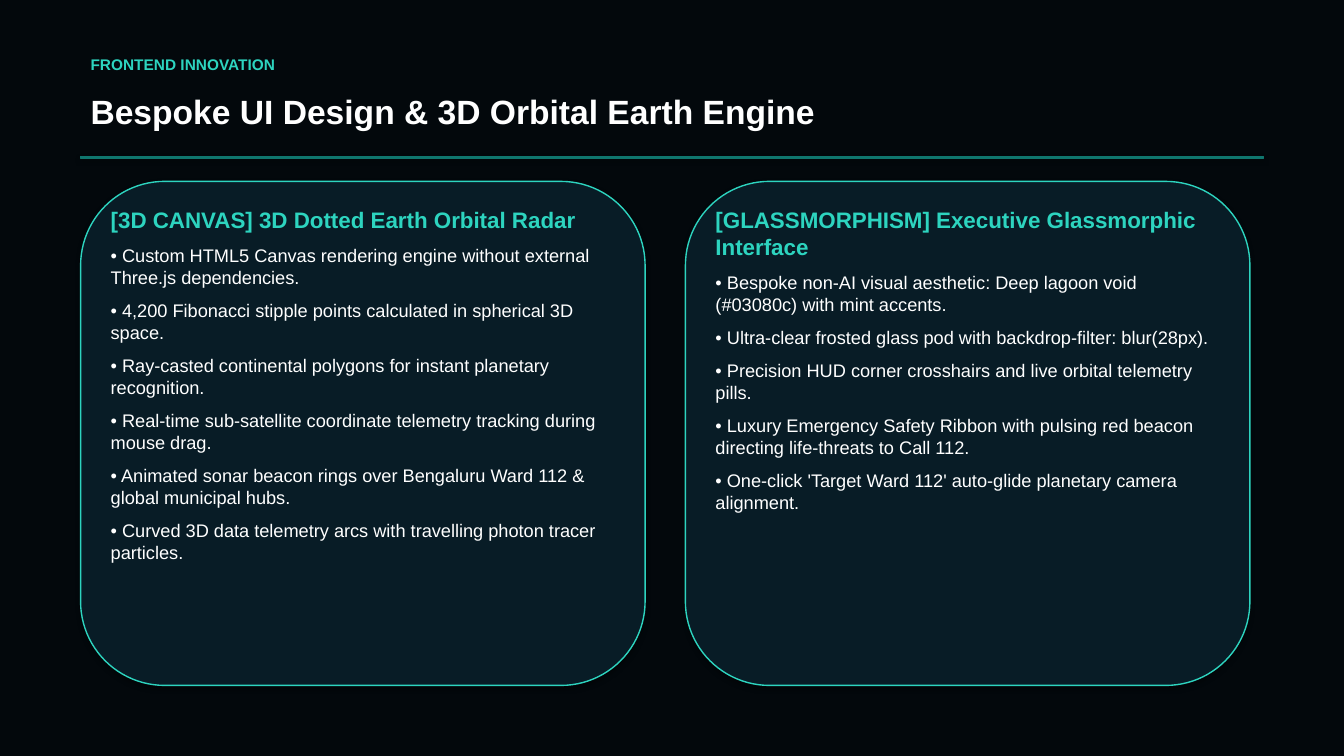
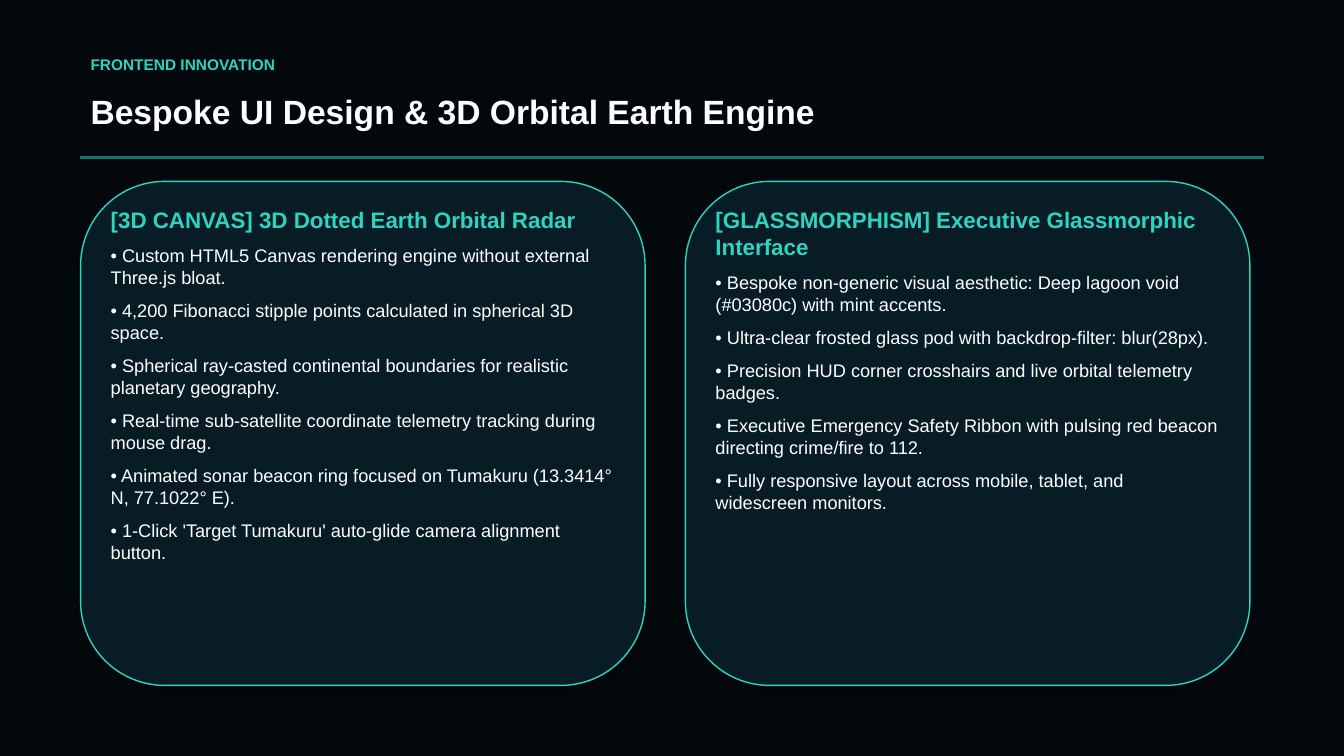
Before and after one commit to chinmaymr7090/CitizenShield, a slide deck: slide 7 of CitizenShield_Presentation.pptx (slide 6 before the commit). Drawn at 1344x756 pixels with LibreOffice and Linux fonts; fonts in the diff are those of the drawing. Boxes give left, top, right and bottom in pixels: in the first picture for what was removed or moved away, otherwise in the second. Text is boxed around its words. In the diff, an @@ line names an element or a change of style, - is before the commit and + after.

Commit message:
Update presentation (.pptx) with Tumakuru 35 wards and Admin ID/Password workflow

```diff
--- a/CitizenShield_Presentation.pptx
+++ b/CitizenShield_Presentation.pptx
@@ text at bbox=[111, 248, 590, 288]: text changed @@
-• Custom HTML5 Canvas rendering engine without external Three.js dependencies.
+• Custom HTML5 Canvas rendering engine without external Three.js bloat.
@@ text at bbox=[715, 275, 1179, 315]: text changed @@
-• Bespoke non-AI visual aesthetic: Deep lagoon void (#03080c) with mint accents.
+• Bespoke non-generic visual aesthetic: Deep lagoon void (#03080c) with mint accents.
@@ text at bbox=[111, 358, 569, 398]: text changed @@
-• Ray-casted continental polygons for instant planetary recognition.
+• Spherical ray-casted continental boundaries for realistic planetary geography.
@@ text at bbox=[715, 363, 1218, 509]: text changed @@
-• Precision HUD corner crosshairs and live orbital telemetry pills.
-• Luxury Emergency Safety Ribbon with pulsing red beacon directing life-threats to Call 112.
-• One-click 'Target Ward 112' auto-glide planetary camera alignment.
+• Precision HUD corner crosshairs and live orbital telemetry badges.
+• Executive Emergency Safety Ribbon with pulsing red beacon directing crime/fire to 112.
+• Fully responsive layout across mobile, tablet, and widescreen monitors.
@@ text at bbox=[111, 468, 612, 559]: text changed @@
-• Animated sonar beacon rings over Bengaluru Ward 112 & global municipal hubs.
-• Curved 3D data telemetry arcs with travelling photon tracer particles.
+• Animated sonar beacon ring focused on Tumakuru (13.3414° N, 77.1022° E).
+• 1-Click 'Target Tumakuru' auto-glide camera alignment button.
```
Also in this commit, not shown: 10 other slides changed, 1 slide added, 1 slide removed, 1 other file.
